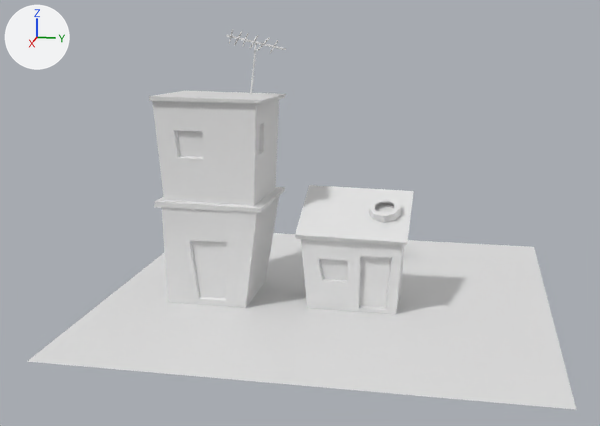
The FBX model Assets/Models/Casa de Favela 02.fbx, before and after one commit.
Before and after are seen from a 50 mm lens placed at (3.68, 0.59, 1.3), pointed at (0.08, -0.13, 0.4). Lighting does not change. The marker at upper left points along +X, +Y and +Z. Materials are left out; every surface is plain grey. Where no turn or scale is listed for an object, it has been applied to the vertices.

The first picture shows 'Casa de Favela 02'.
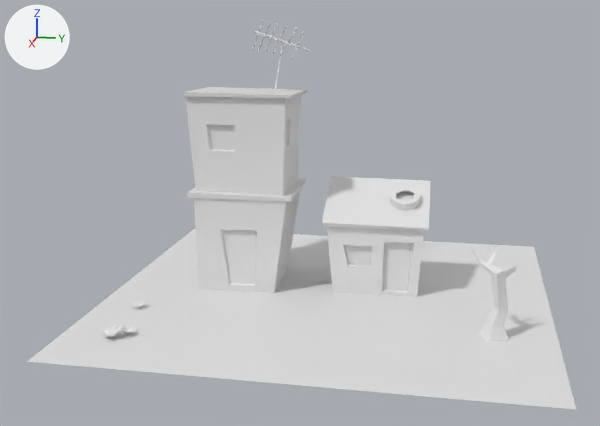
Location of each change, (x1, y1, x2, y2) in pixels of the pictures (600 x 426 px; the box of a moved part takes in the faces that stretch with it):
'Casa de Favela 02', reshaped: before (27, 29, 576, 410); after (27, 20, 576, 410)
part 1 of me_casa_de_favela_02, moved or reshaped: before (295, 185, 414, 314); after (322, 176, 430, 297)
part 2 of me_casa_de_favela_02, moved or reshaped: before (369, 198, 401, 223); after (390, 187, 420, 210)
part 3 of me_casa_de_favela_02, moved or reshaped: before (250, 43, 257, 95); after (275, 42, 283, 91)
part 4 of me_casa_de_favela_02, moved or reshaped: before (270, 40, 278, 53); after (254, 30, 309, 51)
part 5 of me_casa_de_favela_02, moved or reshaped: before (242, 33, 249, 47); after (252, 20, 263, 50)
part 6 of me_casa_de_favela_02, moved or reshaped: before (250, 35, 258, 49); after (258, 22, 271, 52)
part 7 of me_casa_de_favela_02, moved or reshaped: before (257, 37, 270, 51); after (265, 23, 277, 53)
part 8 of me_casa_de_favela_02, moved or reshaped: before (234, 31, 242, 45); after (272, 25, 287, 55)
part 9 of me_casa_de_favela_02, moved or reshaped: before (226, 35, 286, 50); after (291, 30, 305, 59)
part 10 of me_casa_de_favela_02, moved or reshaped: before (154, 187, 285, 308); after (187, 178, 306, 293)
part 11 of me_casa_de_favela_02, moved or reshaped: before (149, 91, 286, 206); after (183, 87, 307, 195)
part 12 of me_casa_de_favela_02, added: after (471, 244, 516, 342)
part 13 of me_casa_de_favela_02, added: after (117, 324, 138, 335)
part 14 of me_casa_de_favela_02, added: after (100, 324, 123, 338)
part 15 of me_casa_de_favela_02, added: after (192, 248, 519, 382)

The change, as a diff of the scene's bpy script:
```diff
--- a/Assets/Models/Casa de Favela 02.fbx.py
+++ b/Assets/Models/Casa de Favela 02.fbx.py
@@ me_casa_de_favela_02 @@
 # used by ob_casa_de_favela_02; location = (0.0, 0.0, 0.0)
-me_casa_de_favela_02.from_pydata(...)  # 269 vertices, 229 faces; spans x -1.0..1.0, y -1.0..1.0, z 0.0..1.22
+me_casa_de_favela_02.from_pydata(...)  # 412 vertices, 360 faces; spans x -1.0..1.0, y -1.0..1.0, z -0.01..1.25
+# me_casa_de_favela_02 part 1: the loose piece of 40 vertices spanning x -0.07..0.26, y -0.11..0.37, z 0.0..0.5 is turned 2.4 degrees about the z axis through its middle, then moved by (-0.24, 0.07, 0.0)
+# me_casa_de_favela_02 part 2: the loose piece of 81 vertices spanning x 0.02..0.17, y 0.19..0.33, z 0.39..0.48 is moved by (-0.25, 0.07, 0.0)
+# me_casa_de_favela_02 part 3: the loose piece of 8 vertices spanning x -0.02..-0.01, y -0.38..-0.34, z 0.91..1.15 is multiplied about its middle by the matrix ((0.987, -0.053, -0.149), (0.054, 0.999, -0.001), (0.149, -0.007, 0.989)), then moved by (-0.22, 0.07, 0.0)
+# me_casa_de_favela_02 part 4: the loose piece of 8 vertices spanning x -0.17..0.08, y -0.32..-0.22, z 1.1..1.17 is scaled about its middle by (0.276, -2.73, 1.34), then moved by (-0.2, -0.01, 0.02)
+# me_casa_de_favela_02 part 5: the loose piece of 8 vertices spanning x -0.13..0.12, y -0.44..-0.35, z 1.13..1.2 is scaled about its middle by (0.842, 1.11, 2.17), then moved by (-0.2, 0.01, 0.02)
+# me_casa_de_favela_02 part 6: the loose piece of 8 vertices spanning x -0.14..0.11, y -0.41..-0.31, z 1.12..1.19 is scaled about its middle by (0.834, 1.15, 2.15), then moved by (-0.2, 0.0, 0.02)
+# me_casa_de_favela_02 part 7: the loose piece of 8 vertices spanning x -0.15..0.09, y -0.38..-0.26, z 1.11..1.18 is scaled about its middle by (0.871, 0.906, 2.25), then moved by (-0.2, -0.01, 0.02)
+# me_casa_de_favela_02 part 8: the loose piece of 8 vertices spanning x -0.12..0.13, y -0.48..-0.37, z 1.14..1.21 is scaled about its middle by (0.842, 1.09, 2.17), then moved by (-0.24, 0.13, -0.02)
+# me_casa_de_favela_02 part 9: the loose piece of 8 vertices spanning x -0.07..0.02, y -0.48..-0.22, z 1.12..1.19 is multiplied about its middle by the matrix ((0.038, -0.913, -0.404), (0.978, -0.047, 0.198), (-0.2, -0.403, 0.892)), then moved by (-0.25, 0.14, -0.02)
+# me_casa_de_favela_02 part 10: the loose piece of 40 vertices spanning x -0.17..0.31, y -0.73..-0.25, z 0.0..0.48 is turned 2.4 degrees about the z axis through its middle, then moved by (-0.22, 0.07, 0.0)
+# me_casa_de_favela_02 part 11: the loose piece of 40 vertices spanning x -0.18..0.29, y -0.74..-0.25, z 0.45..0.94 is turned 2.4 degrees about the z axis through its middle, then moved by (-0.22, 0.07, 0.0)
+# me_casa_de_favela_02 part 12: a new loose piece of 48 vertices spanning x 0.33..0.47, y 0.64..0.82, z 0.0..0.37
+# me_casa_de_favela_02 part 13: a new loose piece of 25 vertices spanning x 0.63..0.72, y -0.77..-0.68, z -0.01..0.04
+# me_casa_de_favela_02 part 14: a new loose piece of 25 vertices spanning x 0.66..0.77, y -0.83..-0.74, z 0.0..0.05
+# me_casa_de_favela_02 part 15: 20 vertices added at x -0.87..0.84, y -0.64..0.84, z 0.0
```
